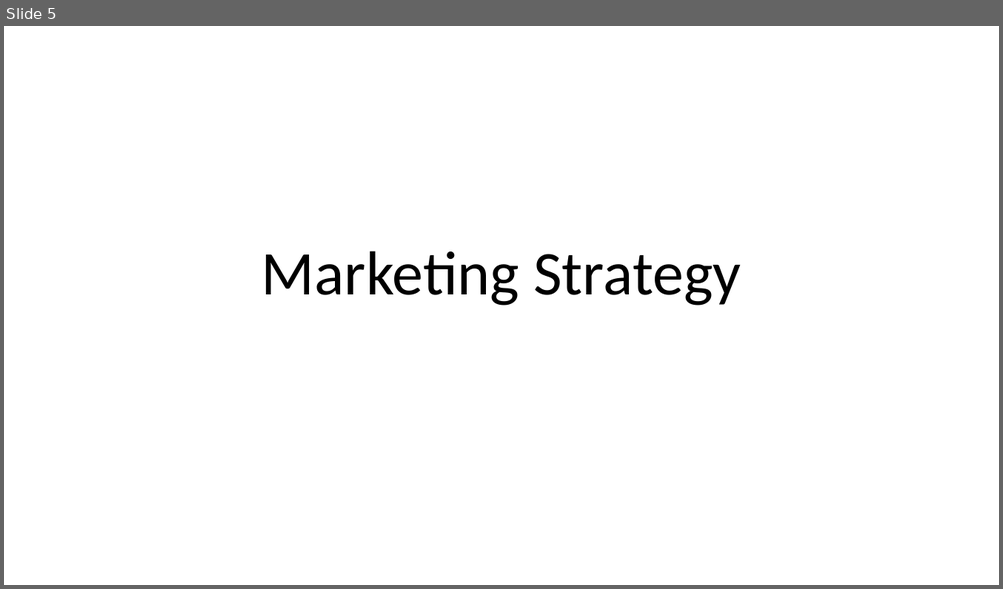
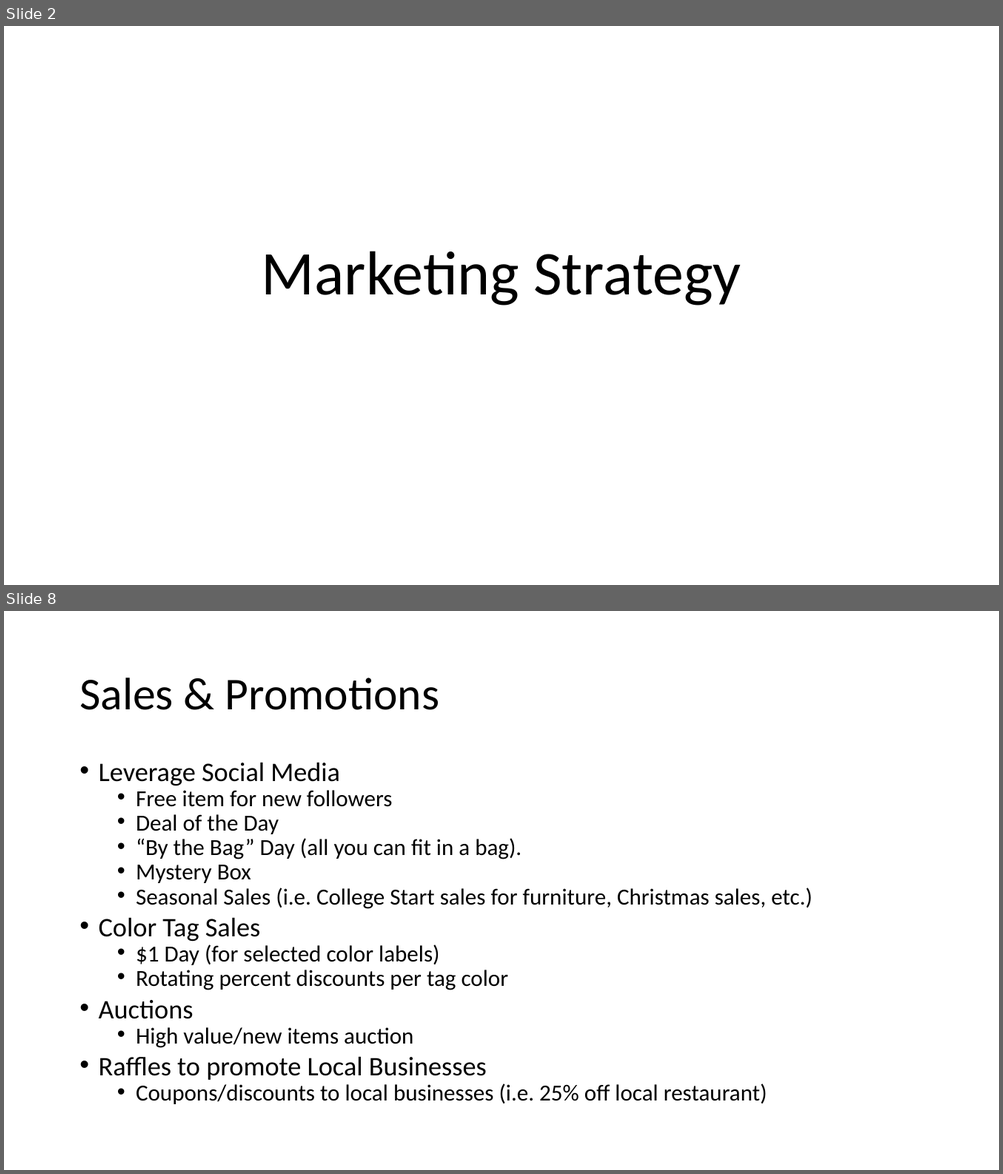
Before and after one commit to DellHelpAThon/RoundRockServingCenter_DigitalDreamers, a slide deck: RRASC Marketing Strategy Propossal.pptx. Shown one above the other, each under a label of ours: slide 5 before the commit, slides 2 and 8 after it; the slides between them are not shown. The pictures are 1003x589 and 1003x1174 pixels, drawn with LibreOffice and Linux fonts; fonts in the diff are those of the drawing. Boxes give left, top, right and bottom in pixels: in the first picture for what was removed or moved away, otherwise in the second. Text is boxed around its words. In the diff, an @@ line names an element or a change of style, - is before the commit and + after.

```diff
--- a/RRASC Marketing Strategy Propossal.pptx
+++ b/RRASC Marketing Strategy Propossal.pptx
@@ slide 8 added at (4, 611, 999, 1170), background #FFFFFF @@
@@ title added at (79, 678, 439, 710), 44 pt, text #000000 @@
+Sales & Promotions
@@ text added at (99, 762, 812, 1105), 22.2 pt, text #000000 @@
+• Leverage Social Media
+  • Free item for new followers
+  • Deal of the Day
+  • “By the Bag” Day (all you can fit in a bag).
+  • Mystery Box
+  • Seasonal Sales (i.e. College Start sales for furniture, Christmas sales, etc.)
+• Color Tag Sales
+  • $1 Day (for selected color labels)
+  • Rotating percent discounts per tag color
+• Auctions
+  • High value/new items auction
+• Raffles to promote Local Businesses
+  • Coupons/discounts to local businesses (i.e. 25% off local restaurant)
@@ what was slide 5 is now slide 2 @@
```
Also in this commit, not shown: 7 slides changed, 5 other slides added, 2 slides removed.
